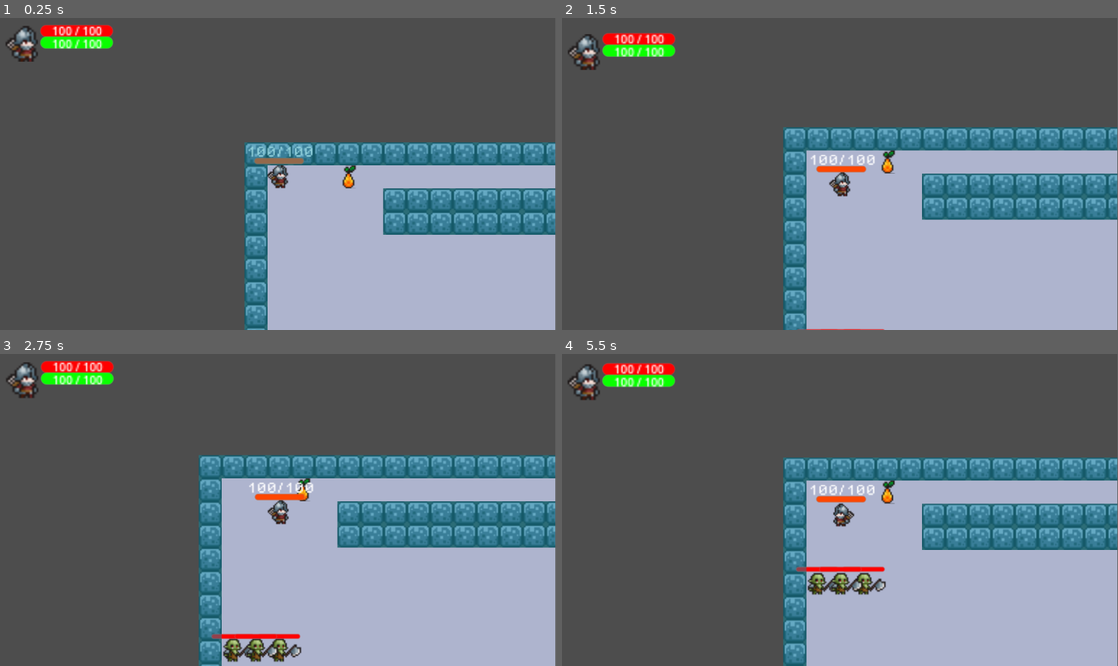
Above: before the commit, frames 1-4 (two rows, left to right).
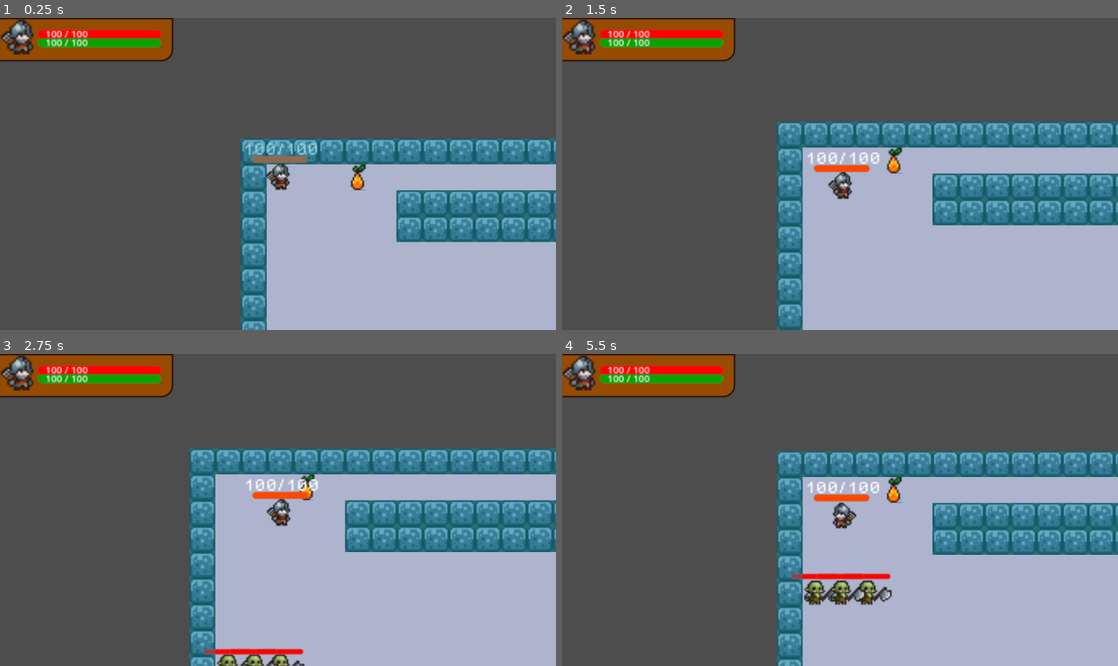
Above: after the commit, the same moments.

Repository: leon-chow/age-of-dungeons
Game: Godot game, scene res://game.tscn
Same seed, same stepped clock (60 frames per second), same inputs: the game is played once before the commit and once after it.
Inputs:
- Up to frame 1 (0.25 s): no input
- Up to frame 2 (1.5 s): hold Right (ui_right) 0.53-1.28 s; hold Down (ui_down) from 1.28 s (still down)
- Up to frame 3 (2.75 s): release Down (ui_down) at 2.03 s; hold Right (ui_right) from 2.03 s (still down)
- Up to frame 4 (5.5 s): release Right (ui_right) at 2.78 s; hold Up (ui_up) 2.78-3.53 s; hold Left (ui_left) 3.53-5.03 s; hold Down (ui_down) from 5.03 s (still down)
In our replay, the window is 799x449 before the commit and 800x449 after it. These sizes can differ from the game's own. Grey fills any space a smaller window leaves; there, only what the larger window draws over its background counts as a difference.

The runs differ from the first frame. In frame 1, 12% of the frame differs, in the area x 0-100%, y 0-100%; in frame 2, 14%; in frame 3, 16%; in frame 4, 16%.

Commit message:
fix screen sizing, add statoc ui for player hp and energy

Diff:
--- a/characters/player/player.gd
+++ b/characters/player/player.gd
@@ -98,6 +98,7 @@
 	matk += 5;
 	mdef += 5;
 	energy += 10;
+	maxEnergy += 10;
 
 func pick_up_item(item):
 	inventory.append(item)
--- a/game.tscn
+++ b/game.tscn
@@ -174,6 +174,15 @@
 navigation_layer_0/layers = 1
 sources/0 = SubResource("TileSetAtlasSource_0jcoa")
 
+[sub_resource type="StyleBoxFlat" id="StyleBoxFlat_wo2ru"]
+bg_color = Color(0.588235, 0.294118, 0, 1)
+border_width_top = 1
+border_width_right = 1
+border_width_bottom = 1
+border_color = Color(0, 0, 0, 1)
+corner_radius_bottom_right = 10
+expand_margin_right = 10.0
+
 [node name="Game" type="Node2D"]
 
 [node name="GameManager" type="Node" parent="."]
@@ -186,6 +195,7 @@
 
 [node name="Player" parent="." instance=ExtResource("3_oxrbs")]
 position = Vector2(8, 10)
+collision_mask = 7
 safe_margin = 0.008
 
 [node name="Camera2D" type="Camera2D" parent="Player"]
@@ -195,22 +205,6 @@
 position_smoothing_enabled = true
 rotation_smoothing_enabled = true
 
-[node name="Control" type="Control" parent="Player/Camera2D"]
-layout_mode = 3
-anchors_preset = 0
-tooltip_text = "Test "
-
-[node name="PlayerUI" parent="Player/Camera2D/Control" instance=ExtResource("4_07jf6")]
-z_index = 1
-layout_mode = 0
-anchors_preset = 0
-anchor_right = 0.0
-anchor_bottom = 0.0
-offset_left = -189.0
-offset_top = -103.0
-offset_right = -114.0
-offset_bottom = -93.0
-
 [node name="Enemies" type="Node" parent="."]
 
 [node name="Enemy" parent="Enemies" instance=ExtResource("4_t8o4l")]
@@ -221,12 +215,27 @@
 
 [node name="Enemy3" parent="Enemies" instance=ExtResource("4_t8o4l")]
 position = Vector2(24, 170)
+safe_margin = 0.01
 
 [node name="Items" type="Node" parent="."]
 
 [node name="Item" parent="Items" instance=ExtResource("5_4btdl")]
 position = Vector2(56, 8)
 collision_layer = 2
+
+[node name="CanvasLayer" type="CanvasLayer" parent="."]
+scale = Vector2(2, 2)
+transform = Transform2D(2, 0, 0, 2, 0, 0)
+
+[node name="PanelContainer" type="PanelContainer" parent="CanvasLayer"]
+custom_minimum_size = Vector2(150, 40)
+offset_right = 100.0
+offset_bottom = 18.0
+theme_override_styles/panel = SubResource("StyleBoxFlat_wo2ru")
+
+[node name="PlayerUI" parent="CanvasLayer/PanelContainer" instance=ExtResource("4_07jf6")]
+z_index = 1
+layout_mode = 2
 
 [connection signal="player_turn_ended" from="Player" to="GameManager" method="_on_player_turn_ended"]
 [connection signal="enemy_turn_ended" from="Enemies/Enemy" to="GameManager" method="_on_enemy_turn_ended"]
--- a/project.godot
+++ b/project.godot
@@ -19,6 +19,11 @@
 
 GameManager="*res://scripts/game_manager.gd"
 
+[display]
+
+window/stretch/mode="viewport"
+window/stretch/scale=1.12
+
 [rendering]
 
 renderer/rendering_method="mobile"
--- a/ui/player_ui.gd
+++ b/ui/player_ui.gd
@@ -1,8 +1,10 @@
 extends GridContainer
+
+@onready var player: CharacterBody2D = $"../../../Player"
 
 @onready var health_bar: ProgressBar = $VBoxContainer/HealthBar
 @onready var energy_bar: ProgressBar = $VBoxContainer/EnergyBar
-@onready var player: CharacterBody2D = $"../../.."
+
 @onready var hp_label: Label = $VBoxContainer/HealthBar/Label
 @onready var energy_label: Label = $VBoxContainer/EnergyBar/Label
 
--- a/ui/player_ui.tscn
+++ b/ui/player_ui.tscn
@@ -18,7 +18,8 @@
 corner_radius_bottom_left = 10
 
 [sub_resource type="LabelSettings" id="LabelSettings_ead01"]
-font_size = 8
+line_spacing = 4.0
+font_size = 9
 
 [sub_resource type="StyleBoxFlat" id="StyleBoxFlat_uwgip"]
 corner_radius_top_left = 10
@@ -27,22 +28,25 @@
 corner_radius_bottom_left = 10
 
 [sub_resource type="StyleBoxFlat" id="StyleBoxFlat_i5bgn"]
-bg_color = Color(0.0352941, 1, 0, 1)
+bg_color = Color(0.0352941, 0.639216, 0, 1)
 corner_radius_top_left = 10
 corner_radius_top_right = 10
 corner_radius_bottom_right = 10
 corner_radius_bottom_left = 10
 
 [sub_resource type="LabelSettings" id="LabelSettings_dmj38"]
-font_size = 8
+font_size = 9
 
 [node name="PlayerUI" type="GridContainer"]
 anchors_preset = -1
 anchor_right = 0.117
 anchor_bottom = 0.069
-offset_right = -80.784
-offset_bottom = -30.712
-theme_override_constants/h_separation = 25
+offset_left = -1.0
+offset_top = 7.0
+offset_right = -2.78401
+offset_bottom = -21.712
+theme_override_constants/h_separation = 35
+theme_override_constants/v_separation = 0
 columns = 2
 script = ExtResource("1_oede6")
 
@@ -50,8 +54,8 @@
 layout_mode = 2
 
 [node name="Sprite2D" type="Sprite2D" parent="BoxContainer"]
-position = Vector2(12, 13)
-scale = Vector2(1.5, 1.38889)
+position = Vector2(15.875, 16.75)
+scale = Vector2(2.01667, 1.80556)
 texture = ExtResource("2_qo4a2")
 region_enabled = true
 region_rect = Rect2(41, 39, 15, 18)
@@ -60,7 +64,12 @@
 layout_mode = 2
 size_flags_horizontal = 3
 size_flags_vertical = 3
+size_flags_stretch_ratio = 0.0
 theme_override_constants/separation = 0
+
+[node name="MarginContainer" type="MarginContainer" parent="VBoxContainer"]
+layout_mode = 2
+theme_override_constants/margin_top = 10
 
 [node name="HealthBar" type="ProgressBar" parent="VBoxContainer"]
 custom_minimum_size = Vector2(50, 8)
@@ -72,10 +81,10 @@
 
 [node name="Label" type="Label" parent="VBoxContainer/HealthBar"]
 layout_mode = 0
-offset_left = 8.0
-offset_top = -2.0
-offset_right = 124.0
-offset_bottom = 21.0
+offset_left = 7.0
+offset_top = -3.0
+offset_right = 96.0
+offset_bottom = 9.0
 text = "120/120"
 label_settings = SubResource("LabelSettings_ead01")
 
@@ -89,9 +98,9 @@
 
 [node name="Label" type="Label" parent="VBoxContainer/EnergyBar"]
 layout_mode = 0
-offset_left = 8.0
-offset_top = -1.0
-offset_right = 48.0
-offset_bottom = 22.0
+offset_left = 7.0
+offset_top = -3.0
+offset_right = 93.0
+offset_bottom = 20.0
 text = "100/100"
 label_settings = SubResource("LabelSettings_dmj38")
Not shown: 1 places in game.tscn that only renumber resources
